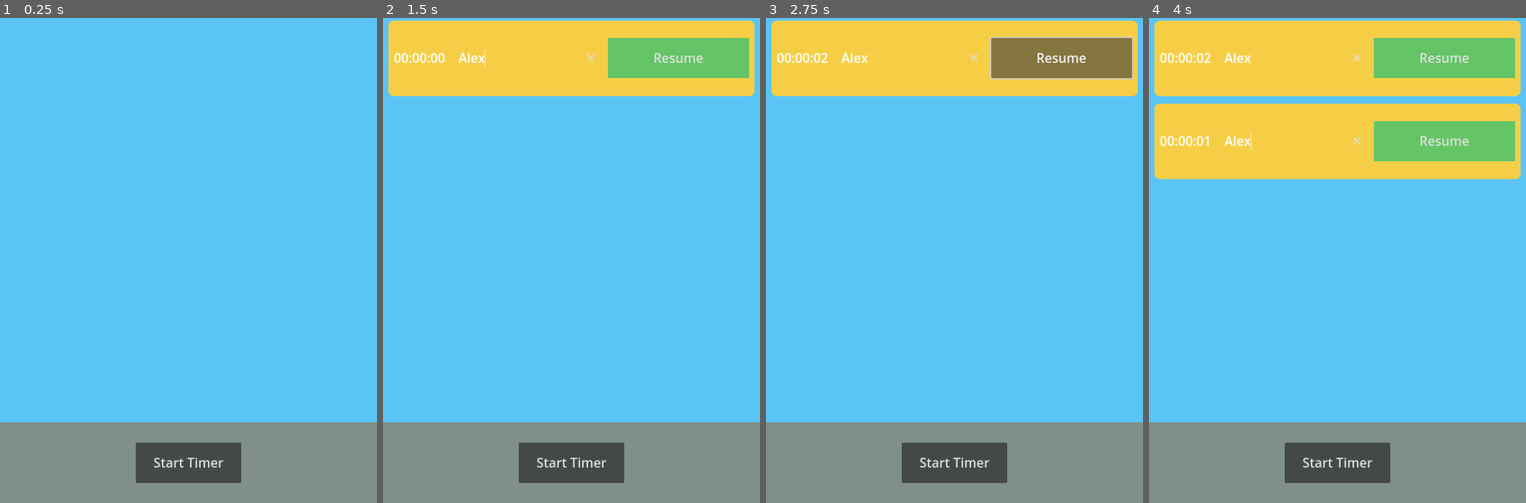
Above: before the commit, frames 1-4 (left to right).
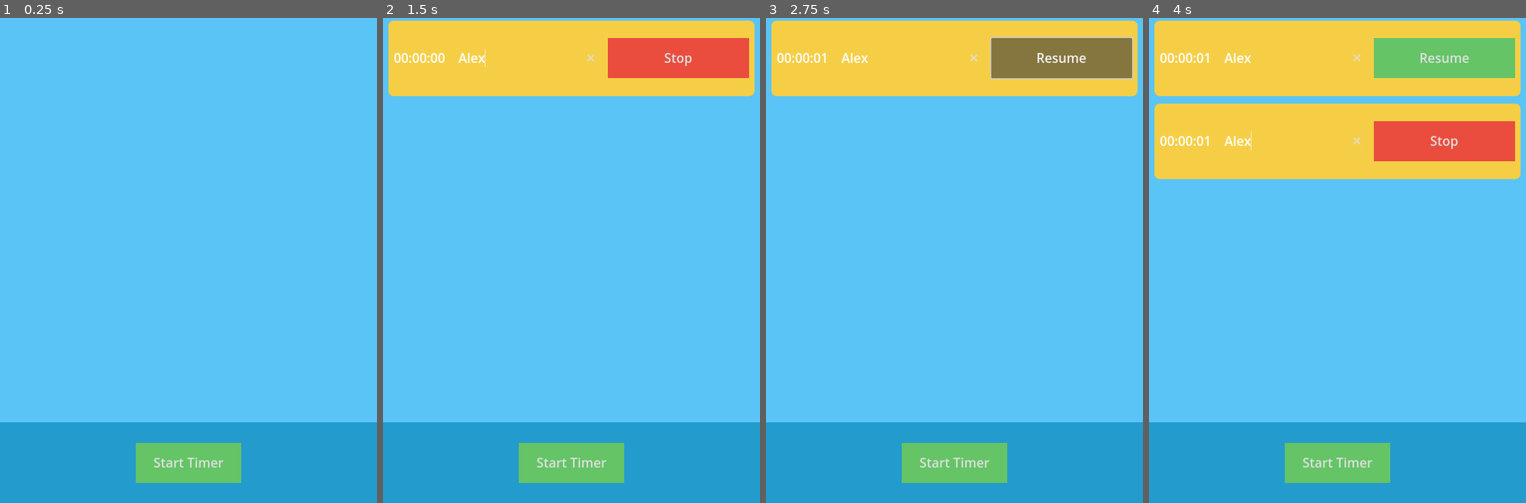
Above: after the commit, the same moments.

Repository: spaceyjase/timely
Game: Godot game, scene res://Scenes/Main/main_scene.tscn
Two runs of this game, one before a commit and one after it. Both use one fixed random seed, a clock stepped at 60 frames per second and the inputs below. Before the commit the project has no main scene; this scene is started directly in both runs.
Inputs (mouse positions are in pixels of both pictures, inside the frame that each line leads up to):
- Up to frame 1 (0.25 s): no input
- Up to frame 2 (1.5 s): click "Start Timer" at 0.5 s; click (526, 56) at 1.27 s; type "Alex" at 1.35 s
- Up to frame 3 (2.75 s): click "Resume" (after the commit: "Stop") at 2 s
- Up to frame 4 (4 s): click "Start Timer" at 2.75 s; click (1292, 139) at 3.52 s; type "Alex" at 3.6 s

The runs differ from the first frame. In frame 1, 17% of the frame differs, in the area x 0-100%, y 83-100%; in frame 2, 20%; in frame 3, 17%; in frame 4, 20%, in the area x 0-100%, y 7-100%.

Commit message:
feat: main logic
 - added stop/resume
 - mutuall exclusive timers
 - tests

Diff:
--- a/Scenes/Main/main.gd
+++ b/Scenes/Main/main.gd
@@ -1,6 +1,7 @@
 extends Control
 
 @export var timer_list: Control
+@export var start_timer_button: Button
 
 
 func _ready():
@@ -9,5 +10,10 @@
 
 
 func _on_start_timer_button_pressed() -> void:
+	_add_timer()
+
+
+func _add_timer() -> void:
 	timer_list.add_timer()
+	start_timer_button.disabled = timer_list.is_max_timers()
 	# todo: if timer list has max number of timers, disable button
--- a/Scenes/Main/main_scene.tscn
+++ b/Scenes/Main/main_scene.tscn
@@ -1,15 +1,17 @@
-[gd_scene load_steps=5 format=3 uid="uid://djhgmeme6mdd4"]
+[gd_scene load_steps=7 format=3 uid="uid://djhgmeme6mdd4"]
 
 [ext_resource type="PackedScene" uid="uid://dwcppa1ut2urj" path="res://UI/timer_list.tscn" id="1_c2bni"]
 [ext_resource type="Script" path="res://Scenes/Main/main.gd" id="1_rrd7k"]
+[ext_resource type="Resource" uid="uid://fksc76607fhx" path="res://Settings/settings.tres" id="2_6gigw"]
+[ext_resource type="Theme" uid="uid://huehvwq5wjto" path="res://UI/Shared/timely_theme.tres" id="3_21k8p"]
 
 [sub_resource type="StyleBoxFlat" id="StyleBoxFlat_p747p"]
 bg_color = Color(0.352941, 0.768627, 0.964706, 1)
 
 [sub_resource type="StyleBoxFlat" id="StyleBoxFlat_twrxw"]
-bg_color = Color(0.501961, 0.560784, 0.529412, 1)
+bg_color = Color(0.138771, 0.609369, 0.802395, 1)
 
-[node name="MainScene" type="Control" node_paths=PackedStringArray("timer_list")]
+[node name="MainScene" type="Control" node_paths=PackedStringArray("timer_list", "start_timer_button")]
 layout_mode = 3
 anchors_preset = 15
 anchor_right = 1.0
@@ -18,6 +20,7 @@
 grow_vertical = 2
 script = ExtResource("1_rrd7k")
 timer_list = NodePath("VBoxContainer/ScrollContainer/TimerList")
+start_timer_button = NodePath("VBoxContainer/Panel/StartTimerButton")
 
 [node name="BackgroundPanel" type="Panel" parent="."]
 layout_mode = 1
@@ -43,6 +46,7 @@
 [node name="TimerList" parent="VBoxContainer/ScrollContainer" instance=ExtResource("1_c2bni")]
 layout_mode = 2
 size_flags_horizontal = 3
+settings = ExtResource("2_6gigw")
 
 [node name="Panel" type="Panel" parent="VBoxContainer"]
 custom_minimum_size = Vector2(0, 150)
@@ -65,6 +69,8 @@
 grow_vertical = 2
 size_flags_horizontal = 3
 size_flags_vertical = 4
+theme = ExtResource("3_21k8p")
+theme_type_variation = &"ResumeButton"
 theme_override_font_sizes/font_size = 24
 text = "Start Timer"
 
--- /dev/null
+++ b/Settings/settings.gd
@@ -0,0 +1,4 @@
+extends Resource
+class_name AppSettings
+
+@export var max_timers: int = 10
--- /dev/null
+++ b/Settings/settings.tres
@@ -0,0 +1,7 @@
+[gd_resource type="Resource" script_class="AppSettings" load_steps=2 format=3 uid="uid://fksc76607fhx"]
+
+[ext_resource type="Script" path="res://Settings/settings.gd" id="1_vycoc"]
+
+[resource]
+script = ExtResource("1_vycoc")
+max_timers = 10
--- /dev/null
+++ b/Test/test_settings.tres
@@ -0,0 +1,7 @@
+[gd_resource type="Resource" script_class="AppSettings" load_steps=2 format=3 uid="uid://bimgusxvqke0y"]
+
+[ext_resource type="Script" path="res://Settings/settings.gd" id="1_qsaw7"]
+
+[resource]
+script = ExtResource("1_qsaw7")
+max_timers = 3
--- /dev/null
+++ b/Test/timer_test.gd
@@ -0,0 +1,46 @@
+extends "res://UI/timer_list.gd"
+
+var _passed: bool = false
+
+
+func _ready() -> void:
+	if timer_row == null:
+		printerr("timer_row is null")
+	timer_is_created()
+	timer_is_stopped_on_new()
+	timers_stopped_on_resume()
+	max_timers_new_timer_not_added()
+	_passed = true
+
+
+func _process(_delta) -> void:
+	if _passed:
+		print("All tests passed!")
+		get_tree().quit()
+	assert(_passed)
+
+
+func timer_is_created() -> void:
+	add_timer()
+	assert(get_child(0).running)
+
+
+func timer_is_stopped_on_new() -> void:
+	add_timer()
+	assert(not get_child(0).running)
+	assert(get_child(1).running)
+
+
+func timers_stopped_on_resume() -> void:
+	add_timer()
+	get_child(0).resume()
+	assert(get_child(0).running)
+	assert(not get_child(1).running)
+	assert(not get_child(2).running)
+
+
+func max_timers_new_timer_not_added() -> void:
+	add_timer()
+	add_timer()
+	add_timer()
+	assert(is_max_timers())
--- /dev/null
+++ b/Test/timer_test.tscn
@@ -0,0 +1,15 @@
+[gd_scene load_steps=4 format=3 uid="uid://ldto1e1ynpv7"]
+
+[ext_resource type="Script" path="res://Test/timer_test.gd" id="1_wcafg"]
+[ext_resource type="PackedScene" uid="uid://djec3i8ehl8ew" path="res://UI/TimerRow/timer_row.tscn" id="2_7bi2y"]
+[ext_resource type="Resource" uid="uid://bimgusxvqke0y" path="res://Test/test_settings.tres" id="3_sjc7y"]
+
+[node name="TimerTest" type="GridContainer"]
+anchors_preset = 15
+anchor_right = 1.0
+anchor_bottom = 1.0
+grow_horizontal = 2
+grow_vertical = 2
+script = ExtResource("1_wcafg")
+timer_row = ExtResource("2_7bi2y")
+settings = ExtResource("3_sjc7y")
--- a/UI/TimerRow/timer_row.gd
+++ b/UI/TimerRow/timer_row.gd
@@ -2,13 +2,37 @@
 
 @export var timer_label: Label
 @export var timer_line_edit: LineEdit
+@export var timer_button: Button
 
-var _stopped = true  # todo: setter and getter to reconfigure the UI
-var _timer = 0.0
+var _stopped: bool = true:  # todo: setter and getter to reconfigure the UI
+	get:
+		return _stopped
+	set(value):
+		_stopped = value
+		if _stopped:
+			timer_button.text = "Resume"
+			timer_button.theme_type_variation = "ResumeButton"
+		else:
+			timer_button.text = "Stop"
+			timer_button.theme_type_variation = "StopButton"
+
+var _timer: float = 0.0
+
+var running: bool:
+	get:
+		return not _stopped
 
 
 func start_timer() -> void:
 	_stopped = false
+
+
+func resume() -> void:
+	if not _stopped:
+		stop_timer()
+	else:
+		get_tree().call_group("timer_row", "stop_timer")
+		start_timer()
 
 
 func stop_timer() -> void:
@@ -30,3 +54,7 @@
 
 func _on_timer_line_edit_text_submitted(_new_text: String):
 	timer_line_edit.release_focus()
+
+
+func _on_timer_button_pressed():
+	resume()
--- a/UI/TimerRow/timer_row.tscn
+++ b/UI/TimerRow/timer_row.tscn
@@ -10,7 +10,7 @@
 corner_radius_bottom_right = 10
 corner_radius_bottom_left = 10
 
-[node name="TimerRow" type="Control" node_paths=PackedStringArray("timer_label", "timer_line_edit")]
+[node name="TimerRow" type="Control" node_paths=PackedStringArray("timer_label", "timer_line_edit", "timer_button") groups=["timer_row"]]
 custom_minimum_size = Vector2(600, 150)
 layout_mode = 3
 anchors_preset = 0
@@ -20,6 +20,7 @@
 script = ExtResource("1_rwsk4")
 timer_label = NodePath("MarginContainer/Panel/MarginContainer/HBoxContainer/TimerLabel")
 timer_line_edit = NodePath("MarginContainer/Panel/MarginContainer/HBoxContainer/TimerLineEdit")
+timer_button = NodePath("MarginContainer/Panel/MarginContainer/HBoxContainer/TimerButton")
 
 [node name="MarginContainer" type="MarginContainer" parent="."]
 layout_mode = 1
@@ -84,3 +85,4 @@
 "
 
 [connection signal="text_submitted" from="MarginContainer/Panel/MarginContainer/HBoxContainer/TimerLineEdit" to="." method="_on_timer_line_edit_text_submitted"]
+[connection signal="pressed" from="MarginContainer/Panel/MarginContainer/HBoxContainer/TimerButton" to="." method="_on_timer_button_pressed"]
--- a/UI/timer_list.gd
+++ b/UI/timer_list.gd
@@ -1,6 +1,7 @@
-extends GridContainer
+class_name TimerList extends GridContainer
 
 @export var timer_row: PackedScene
+@export var settings: AppSettings
 
 
 func _ready() -> void:
@@ -9,7 +10,8 @@
 
 
 func add_timer() -> void:
-	# todo: stop all other timers
+	if is_max_timers():
+		return
 	_stop_timers()
 	var row = timer_row.instantiate()
 	add_child(row)
@@ -19,3 +21,7 @@
 func _stop_timers() -> void:
 	for child in get_children():
 		child.stop_timer()
+
+
+func is_max_timers() -> int:
+	return get_child_count() >= settings.max_timers
--- a/project.godot
+++ b/project.godot
@@ -11,6 +11,7 @@
 [application]
 
 config/name="timely-prototype"
+run/main_scene="res://Scenes/Main/main_scene.tscn"
 config/features=PackedStringArray("4.0", "Mobile")
 config/icon="res://icon.svg"
 
